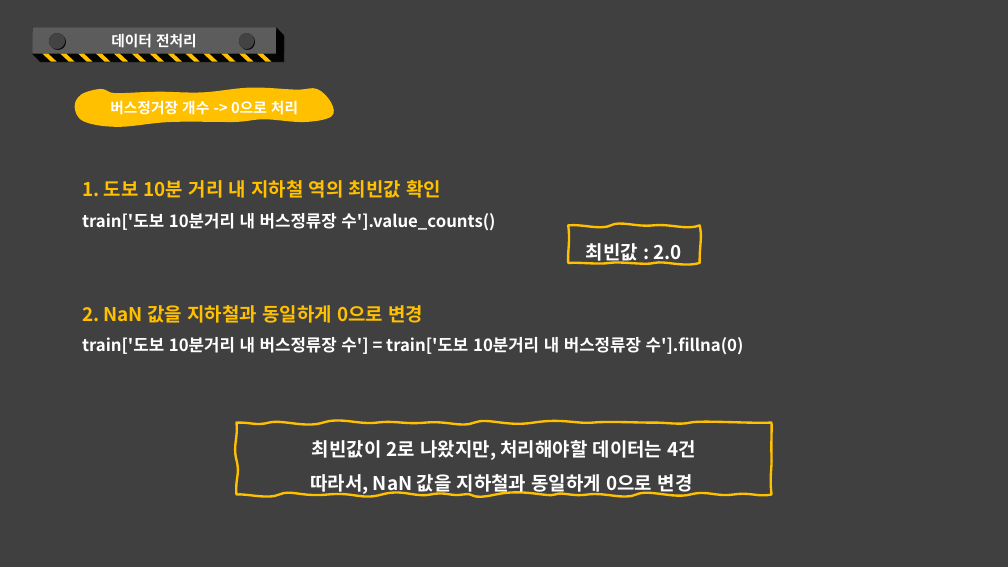
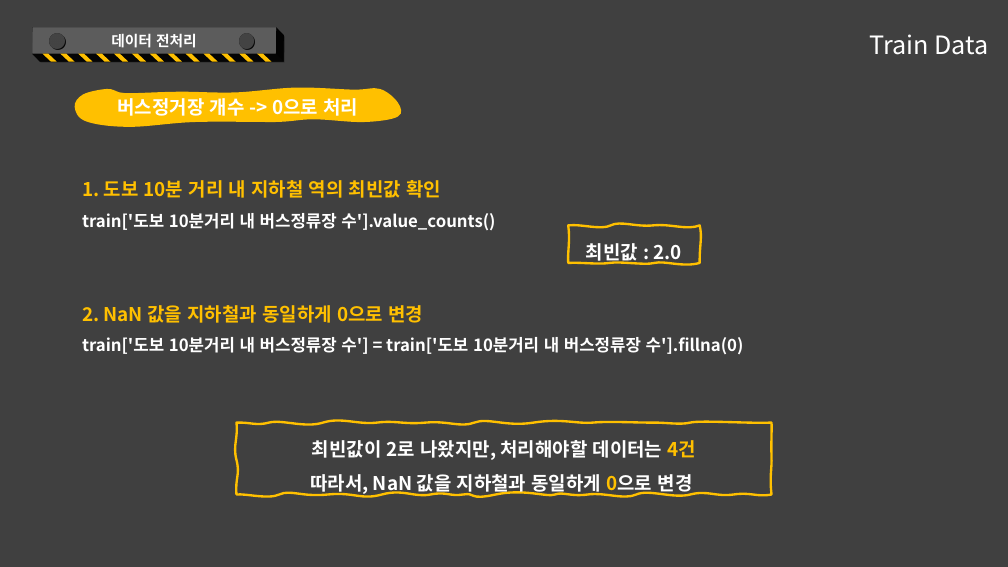
Before and after one commit to kkkkyoung/parking_project, a slide deck: slide 15 of PlayDate_2nd_project.pptx. Drawn at 1008x567 pixels with LibreOffice and Linux fonts; fonts in the diff are those of the drawing. Boxes give left, top, right and bottom in pixels: in the first picture for what was removed or moved away, otherwise in the second. Text is boxed around its words. In the diff, an @@ line names an element or a change of style, - is before the commit and + after.

```diff
--- a/PlayDate_2nd_project.pptx
+++ b/PlayDate_2nd_project.pptx
@@ text added at [869,34,988,55], 24 pt, text #FFFFFF @@
+Train Data
@@ freeform shape "버스정거장 개수 -> 0으로 처리": place and size @@
-freeform shape "버스정거장 개수 -> 0으로 처리" at [75,88,334,127]
+freeform shape "버스정거장 개수 -> 0으로 처리" at [75,88,402,127]
@@ freeform shape "버스정거장 개수 -> 0으로 처리" at [75,88,402,127]: size 14 to 18 pt @@
@@ freeform shape "최빈값이 2로 나왔지만, 처리해야할 데이터는 ..." at [237,423,772,495]: text colour #FFFFFF to #FFC000 in "4건", "0으로" @@
```
Also in this commit, not shown: 49 other slides changed, 1 slide added, 3 slides removed.
